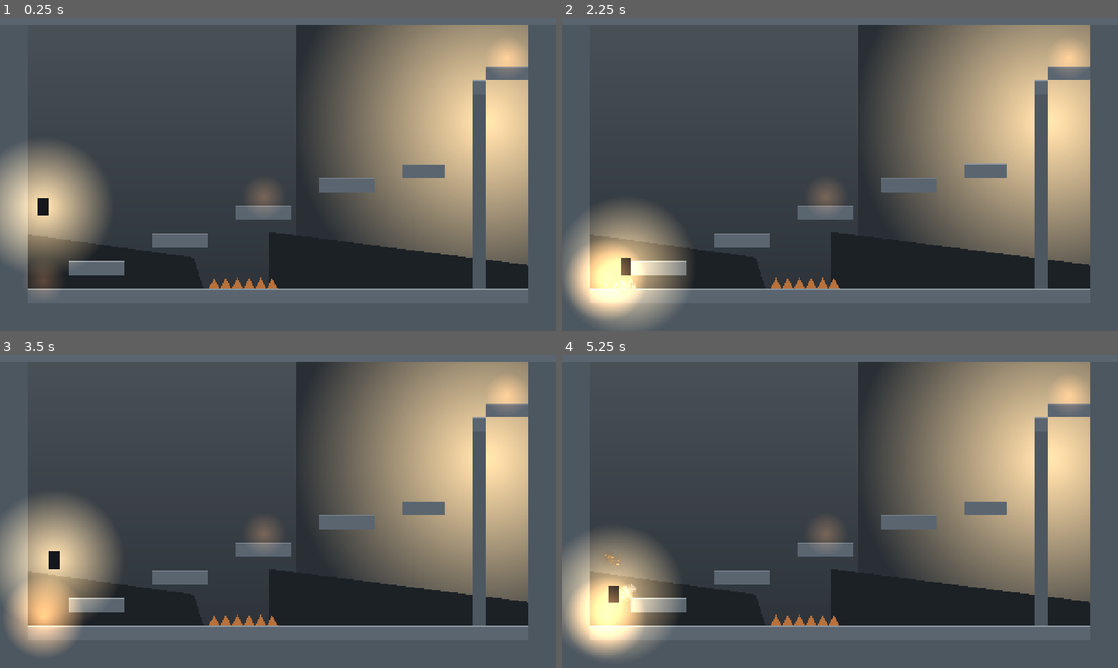
Above: before the commit, frames 1-4 (two rows, left to right).
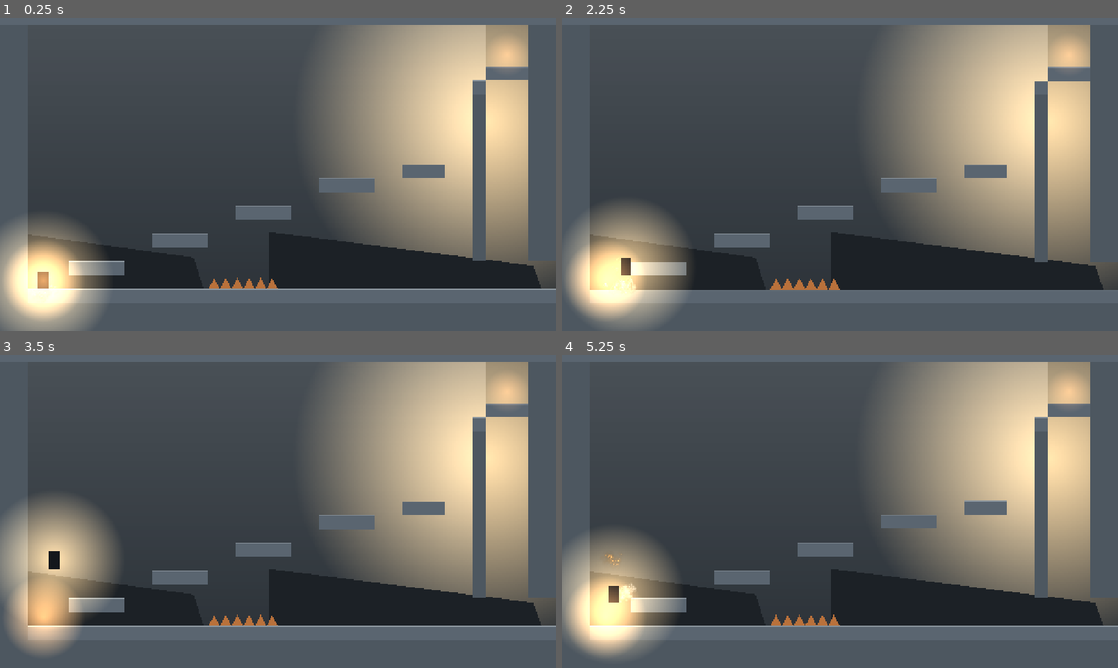
Above: after the commit, the same moments.

Repository: Appalon666/platform
Game: Godot game, scene res://scenes/main.tscn
Same seed, same stepped clock (60 frames per second), same inputs: the game is played once before the commit and once after it.
Inputs (mouse positions are in pixels of both pictures, inside the frame that each line leads up to):
- Up to frame 1 (0.25 s): no input
- Up to frame 2 (2.25 s): tap Enter at 0.5 s; move the mouse to (962, 158) at 0.52 s; hold D (move_right) 0.53-1.28 s; tap Shift (dash) at 0.6, 1.55, 2.1 s; click (962, 158) at 0.67 s; tap Space (jump) at 0.77, 0.8, 1.07, 1.35, 1.52, 1.82 s; move the mouse to (728, 190) at 1.27 s; hold S (move_down) 1.28-2.03 s; move the mouse to (895, 105) at 2.02 s; hold D (move_right) from 2.03 s (still down)
- Up to frame 3 (3.5 s): tap Space (jump) at 2.3, 3.02, 3.32 s; move the mouse to (250, 574) at 2.77 s; release D (move_right) at 2.78 s; hold W (move_up) from 2.78 s (still down); tap C at 2.85 s; click (250, 574) at 2.92 s; tap Shift (dash) at 3.05 s
- Up to frame 4 (5.25 s): move the mouse to (1006, 558) at 3.52 s; release W (move_up) at 3.53 s; hold A (move_left) 3.53-5.03 s; tap K at 3.6 s; tap Space (jump) at 3.77, 3.8, 4.07, 4.52, 4.82 s; move the mouse to (673, 464) at 4.27 s; tap X at 4.35 s; tap Shift (dash) at 4.55, 5.1 s; move the mouse to (867, 511) at 5.02 s; hold S (move_down) from 5.03 s (still down); click (867, 511) at 5.17 s

The runs differ from the first frame. In frame 1, 19% of the frame differs, in the area x 0-100%, y 2-100%; in frame 2, 9.9%; in frame 3, 9.3%; in frame 4, 9.4%.

Commit message:
feat: система переходов между комнатами (Room/World, Фаза 2)
- Room (базовый класс): тайлсет, параллакс, шипы, чекпоинты, двери (_exit), входы (_entry)
- World: держит игрока, свапает комнаты по сигналу exit_taken, ставит у нужной двери,
  обновляет границы камеры под размер комнаты
- room1/room2 — демо связки (дверь↔дверь), переходы проверены в обе стороны
- player.arrive(): прибытие в комнату (позиция+обнуление инерции+точка возрождения)
- level.gd удалён (заменён room.gd базой)

Co-Authored-By: Claude Opus 4.8 (1M context) <noreply@anthropic.com>

Diff:
--- a/scenes/main.tscn
+++ b/scenes/main.tscn
@@ -1,6 +1,6 @@
 [gd_scene load_steps=3 format=3]
 
-[ext_resource type="Script" path="res://scripts/level.gd" id="1"]
+[ext_resource type="Script" path="res://scripts/world.gd" id="1"]
 [ext_resource type="PackedScene" path="res://scenes/player.tscn" id="2"]
 
 [node name="Main" type="Node2D"]
--- a/scripts/level.gd
+++ /dev/null
@@ -1,248 +0,0 @@
-extends Node2D
-## Комната Главы 1 «Окраина» на TileMap (плейсхолдер-тайлсет из палитры, ARTBIBLE §2/§3):
-## выцветший силуэт CH1_MID + тонкий rim-light сверху. Шипы, чекпоинты, маяк — поверх.
-## Пайплайн арта: цветные блоки → ЭТОТ тайл-силуэт → свой арт в Krita (позже).
-
-const TILE := 32                                    # размер тайла, px
-const ROOM_W := 40                                  # ширина комнаты в тайлах
-const ROOM_H := 23                                  # высота комнаты в тайлах
-var _tiles: TileMapLayer
-
-func _ready() -> void:
-	_parallax()
-	_build_room()
-	_camera_limits()
-
-	_spikes(Vector2(560, 640), 160, 6)              # шипы на полу — перепрыгнуть
-
-	_checkpoint(Vector2(100, 620))                  # старт
-	_checkpoint(Vector2(608, 428))                  # середина (на платформе P3)
-	_checkpoint(Vector2(1168, 108))                 # цель — верх wall-jump-шахты
-
-## Раскладка комнаты (40×23 тайла = 1280×736): пол/стены/потолок + лесенка платформ.
-func _build_room() -> void:
-	_tiles = TileMapLayer.new()
-	_tiles.tile_set = _build_tileset()
-	_tiles.z_index = -10                            # уровень за игроком
-	add_child(_tiles)
-
-	_fill(0, 0, 40, 1)                              # потолок
-	_fill(0, 20, 40, 3)                             # пол
-	_fill(0, 0, 2, 23)                              # левая стена
-	_fill(38, 0, 2, 23)                             # правая стена
-
-	_fill(5, 18, 4, 1)                              # P1
-	_fill(11, 16, 4, 1)                             # P2
-	_fill(17, 14, 4, 1)                             # P3
-	_fill(23, 12, 4, 1)                             # P4
-	_fill(29, 11, 3, 1)                             # ступень к шахте
-
-	_fill(34, 5, 1, 15)                             # столб wall-jump-шахты
-	_fill(35, 4, 3, 1)                              # цель-карниз над шахтой
-
-## Заливка прямоугольника тайлами: верхний ряд — с rim-light, ниже — сплошной.
-func _fill(x: int, y: int, w: int, h: int) -> void:
-	for i in range(x, x + w):
-		for j in range(y, y + h):
-			var t := 0 if j == y else 1             # 0 = кромка (rim), 1 = сплошной
-			_tiles.set_cell(Vector2i(i, j), 0, Vector2i(t, 0), 0)
-
-## Тайлсет из палитры: 2 тайла (кромка / сплошной), у каждого квадратная коллизия.
-func _build_tileset() -> TileSet:
-	var ts := TileSet.new()
-	ts.tile_size = Vector2i(TILE, TILE)
-	ts.add_physics_layer()
-	ts.set_physics_layer_collision_layer(0, 1)      # тайлы на слое 1 — игрок его сканирует
-	ts.set_physics_layer_collision_mask(0, 1)
-	var src := TileSetAtlasSource.new()
-	src.texture = _tile_atlas()
-	src.texture_region_size = Vector2i(TILE, TILE)
-	for ax in 2:
-		src.create_tile(Vector2i(ax, 0))
-	ts.add_source(src, 0)                           # прикрепить ДО правки коллизии,
-	                                                # иначе physics-слой тайлам не виден
-	var hs := TILE * 0.5
-	var sq := PackedVector2Array([
-		Vector2(-hs, -hs), Vector2(hs, -hs), Vector2(hs, hs), Vector2(-hs, hs)])
-	for ax in 2:
-		var td := src.get_tile_data(Vector2i(ax, 0), 0)
-		td.add_collision_polygon(0)
-		td.set_collision_polygon_points(0, 0, sq)
-	return ts
-
-## Атлас 2×1: тайл 0 — силуэт с rim-light сверху; тайл 1 — сплошной чуть темнее (глубина).
-func _tile_atlas() -> ImageTexture:
-	var img := Image.create(TILE * 2, TILE, false, Image.FORMAT_RGBA8)
-	var mid := Palette.CH1_MID
-	var rim := mid.lerp(Palette.CH1_FOG, 0.6)
-	var deep := mid.lerp(Palette.CH1_FG, 0.18)
-	for x in TILE:
-		for y in TILE:
-			var c := mid
-			if y == 0: c = rim
-			elif y == 1: c = mid.lerp(rim, 0.5)
-			img.set_pixel(x, y, c)                  # тайл 0 (кромка)
-			img.set_pixel(TILE + x, y, deep)        # тайл 1 (сплошной)
-	return ImageTexture.create_from_image(img)
-
-## Ограничить камеру границами комнаты — не показываем пустоту за стенами.
-## Камера живёт на игроке (player.tscn); лимиты ставит комната → каждая задаёт свои.
-func _camera_limits() -> void:
-	var cam := get_node_or_null("Player/Camera2D") as Camera2D
-	if cam == null:
-		return
-	cam.limit_left = 0
-	cam.limit_top = 0
-	cam.limit_right = ROOM_W * TILE
-	cam.limit_bottom = ROOM_H * TILE
-
-## Параллакс-задник (ARTBIBLE §6): три плана глубины. Слой -1 = позади геймплея.
-func _parallax() -> void:
-	var pb := ParallaxBackground.new()
-	pb.layer = -1
-	add_child(pb)
-
-	# Дальний слой (едва движется — «далеко, но тянет»): база + туман + маяк.
-	var far := ParallaxLayer.new()
-	far.motion_scale = Vector2(0.15, 0.15)
-	pb.add_child(far)
-
-	var base := ColorRect.new()
-	base.color = Palette.CH1_FG.lerp(Palette.CH1_MID, 0.3)   # выцветшая база
-	base.size = Vector2(5000, 3000)
-	base.position = Vector2(-1800, -1100)
-	far.add_child(base)
-
-	var fog := Sprite2D.new()                        # мягкий туман/небо сверху
-	fog.texture = _fog_tex()
-	fog.centered = false
-	fog.position = Vector2(-600, -300)
-	fog.scale = Vector2(40, 8)
-	far.add_child(fog)
-
-	var b := Sprite2D.new()                          # маяк — тёплое сердце в глубине
-	b.texture = _radial_tex()
-	b.position = Vector2(1120, 240)
-	b.scale = Vector2(3.5, 3.5)
-	b.modulate = Palette.AMBER_LIGHT
-	var m := CanvasItemMaterial.new()
-	m.blend_mode = CanvasItemMaterial.BLEND_MODE_ADD
-	b.material = m
-	far.add_child(b)
-
-	# Средний слой: дальние тёмные силуэты-гряды для глубины.
-	var mid := ParallaxLayer.new()
-	mid.motion_scale = Vector2(0.5, 0.5)
-	pb.add_child(mid)
-	_silhouette(mid, Vector2(260, 720), Vector2(620, 460))
-	_silhouette(mid, Vector2(1000, 760), Vector2(760, 520))
-
-## Тёмный силуэт дальнего плана (почти чёрная форма — глубина без деталей).
-func _silhouette(layer: ParallaxLayer, center: Vector2, size: Vector2) -> void:
-	var h := size * 0.5
-	var poly := Polygon2D.new()
-	poly.position = center
-	poly.polygon = PackedVector2Array([
-		Vector2(-h.x, -h.y), Vector2(h.x * 0.6, -h.y * 0.7),
-		Vector2(h.x, h.y), Vector2(-h.x, h.y)])       # скошенный силуэт-гряда
-	poly.color = Palette.CH1_FG.lerp(Palette.CH1_MID, 0.12)
-	layer.add_child(poly)
-
-## Вертикальный градиент тумана (CH1_FOG сверху → прозрачность вниз).
-func _fog_tex() -> Texture2D:
-	var g := Gradient.new()
-	g.offsets = PackedFloat32Array([0.0, 1.0])
-	g.colors = PackedColorArray([Color(Palette.CH1_FOG, 0.35), Color(Palette.CH1_FOG, 0.0)])
-	var t := GradientTexture2D.new()
-	t.gradient = g
-	t.width = 32
-	t.height = 128
-	t.fill = GradientTexture2D.FILL_LINEAR
-	t.fill_from = Vector2(0.0, 0.0)
-	t.fill_to = Vector2(0.0, 1.0)
-	return t
-
-## Шипы — мгновенная смерть. Area2D в группе "hazard", сам зовёт die() у игрока.
-## Тёплый цвет (AMBER_DEEP): по оси палитры активное/горячее = угроза.
-## base — середина основания «пилы», width — ширина ряда, count — число зубьев.
-func _spikes(base: Vector2, width: float, count: int) -> void:
-	var h := 26.0
-	var tw := width / count
-	var area := Area2D.new()
-	area.position = base
-	area.add_to_group("hazard")
-
-	# Хитбокс чуть ниже и уже визуала — честнее (не убивает за кончик).
-	var col := CollisionShape2D.new()
-	var shape := RectangleShape2D.new()
-	shape.size = Vector2(width * 0.95, h * 0.6)
-	col.shape = shape
-	col.position = Vector2(0.0, -h * 0.3)
-	area.add_child(col)
-
-	# Пилообразный силуэт одним полигоном: низ ровный, верх — зубья.
-	var pts := PackedVector2Array()
-	pts.append(Vector2(-width * 0.5, 0.0))
-	for i in count:
-		pts.append(Vector2(-width * 0.5 + (i + 0.5) * tw, -h))   # пик
-		pts.append(Vector2(-width * 0.5 + (i + 1.0) * tw, 0.0))  # впадина
-	var poly := Polygon2D.new()
-	poly.polygon = pts
-	poly.color = Palette.AMBER_DEEP
-	area.add_child(poly)
-
-	area.body_entered.connect(func(b: Node) -> void:
-		if b.has_method("die"):
-			b.die()
-	)
-	add_child(area)
-
-## Чекпоинт — тусклый уголёк, разгорается янтарём при касании (нарратив «дорога домой»).
-## pos — точка, куда игрок будет возрождаться (центр тела на твёрдой земле).
-func _checkpoint(pos: Vector2) -> void:
-	var area := Area2D.new()
-	area.position = pos
-	area.add_to_group("checkpoint")
-
-	var col := CollisionShape2D.new()
-	var shape := RectangleShape2D.new()
-	shape.size = Vector2(60, 90)
-	col.shape = shape
-	area.add_child(col)
-
-	# Уголёк: скромное аддитивное свечение, пока еле тлеет. Разгорится при активации.
-	var ember := Sprite2D.new()
-	ember.texture = _radial_tex()
-	ember.scale = Vector2(0.4, 0.4)
-	ember.modulate = Color(Palette.AMBER_DEEP, 0.4)   # еле тлеет = не зажжён
-	var m := CanvasItemMaterial.new()
-	m.blend_mode = CanvasItemMaterial.BLEND_MODE_ADD
-	ember.material = m
-	area.add_child(ember)
-
-	var lit := [false]                                    # активируется один раз
-	area.body_entered.connect(func(b: Node) -> void:
-		if lit[0] or not b.has_method("set_checkpoint"):
-			return
-		lit[0] = true
-		b.set_checkpoint(pos)
-		ember.modulate = Palette.AMBER_CORE               # разгорелся
-		ember.scale = Vector2(0.75, 0.75)
-		Sfx.play("checkpoint")
-		Fx.burst(pos, Palette.AMBER_LIGHT, 16, 120.0, 0.7)   # искры оживания
-	)
-	add_child(area)
-
-## Радиальный градиент в коде (белый центр → прозрачность), тонируется modulate.
-func _radial_tex() -> Texture2D:
-	var g := Gradient.new()
-	g.offsets = PackedFloat32Array([0.0, 1.0])
-	g.colors = PackedColorArray([Color(1, 1, 1, 0.9), Color(1, 1, 1, 0.0)])
-	var t := GradientTexture2D.new()
-	t.gradient = g
-	t.width = 256
-	t.height = 256
-	t.fill = GradientTexture2D.FILL_RADIAL
-	t.fill_from = Vector2(0.5, 0.5)
-	t.fill_to = Vector2(1.0, 0.5)
-	return t
--- a/scripts/player.gd
+++ b/scripts/player.gd
@@ -196,6 +196,21 @@
 func set_checkpoint(pos: Vector2) -> void:
 	_checkpoint = pos
 
+## Прибытие в комнату (World при переходе): встать сюда, обнулить инерцию и сделать
+## это точкой возрождения, пока не тронут чекпоинт внутри новой комнаты.
+func arrive(pos: Vector2) -> void:
+	global_position = pos
+	_checkpoint = pos
+	velocity = Vector2.ZERO
+	_dashing = false
+	_dash_cd = 0.0
+	_can_dash = true
+	_coyote = 0.0
+	_buffer = 0.0
+	_wall_lock = 0.0
+	_was_on_floor = false
+	_dead = false
+
 ## Короткий стоп-кадр (freeze frame) — «удар» момента смерти. Идёт в реальном времени.
 func _hitstop(duration: float) -> void:
 	Engine.time_scale = 0.0
--- /dev/null
+++ b/scripts/room.gd
@@ -0,0 +1,245 @@
+extends Node2D
+class_name Room
+## База комнаты Главы 1: тайлсет-силуэт из палитры (кромка+rim-light), параллакс,
+## шипы, чекпоинты, двери. Конкретная комната наследует Room и переопределяет build().
+## World свапает комнаты, читая `size` (границы камеры) и `entries` (точки спавна).
+
+const TILE := 32
+
+signal exit_taken(target: String, entry: String)
+
+var size := Vector2i(40, 23)          ## размер комнаты в тайлах (переопредели в build)
+var entries := {}                     ## имя двери -> Vector2 (куда ставить игрока)
+var _tiles: TileMapLayer
+var _far: ParallaxLayer
+var _mid: ParallaxLayer
+
+func _ready() -> void:
+	_make_parallax()
+	_tiles = TileMapLayer.new()
+	_tiles.tile_set = _build_tileset()
+	_tiles.z_index = -10                            # уровень за игроком
+	add_child(_tiles)
+	build()
+
+## Переопредели в наследнике: раскладка тайлов, шипы, чекпоинты, маяк, двери, входы.
+func build() -> void:
+	pass
+
+# ── Геометрия ────────────────────────────────────────────────────────────────
+
+## Заливка прямоугольника тайлами: верхний ряд — с rim-light, ниже — сплошной.
+func _fill(x: int, y: int, w: int, h: int) -> void:
+	for i in range(x, x + w):
+		for j in range(y, y + h):
+			var t := 0 if j == y else 1             # 0 = кромка (rim), 1 = сплошной
+			_tiles.set_cell(Vector2i(i, j), 0, Vector2i(t, 0), 0)
+
+## Вход-точка: куда World ставит игрока, придя через эту дверь.
+func _entry(name: String, pos: Vector2) -> void:
+	entries[name] = pos
+
+## Дверь: зона у края; вход игрока → сигнал перехода в target-комнату к её entry.
+func _exit(rect: Rect2, target: String, entry: String) -> void:
+	var area := Area2D.new()
+	area.position = rect.position + rect.size * 0.5
+	var col := CollisionShape2D.new()
+	var shape := RectangleShape2D.new()
+	shape.size = rect.size
+	col.shape = shape
+	area.add_child(col)
+	var taken := [false]
+	area.body_entered.connect(func(b: Node) -> void:
+		if taken[0] or not b.is_in_group("player"):
+			return
+		taken[0] = true
+		exit_taken.emit(target, entry)
+	)
+	add_child(area)
+
+# ── Тайлсет ──────────────────────────────────────────────────────────────────
+
+## Тайлсет из палитры: 2 тайла (кромка / сплошной), у каждого квадратная коллизия.
+func _build_tileset() -> TileSet:
+	var ts := TileSet.new()
+	ts.tile_size = Vector2i(TILE, TILE)
+	ts.add_physics_layer()
+	ts.set_physics_layer_collision_layer(0, 1)      # тайлы на слое 1 — игрок его сканирует
+	ts.set_physics_layer_collision_mask(0, 1)
+	var src := TileSetAtlasSource.new()
+	src.texture = _tile_atlas()
+	src.texture_region_size = Vector2i(TILE, TILE)
+	for ax in 2:
+		src.create_tile(Vector2i(ax, 0))
+	ts.add_source(src, 0)                           # прикрепить ДО правки коллизии,
+	                                                # иначе physics-слой тайлам не виден
+	var hs := TILE * 0.5
+	var sq := PackedVector2Array([
+		Vector2(-hs, -hs), Vector2(hs, -hs), Vector2(hs, hs), Vector2(-hs, hs)])
+	for ax in 2:
+		var td := src.get_tile_data(Vector2i(ax, 0), 0)
+		td.add_collision_polygon(0)
+		td.set_collision_polygon_points(0, 0, sq)
+	return ts
+
+## Атлас 2×1: тайл 0 — силуэт с rim-light сверху; тайл 1 — сплошной чуть темнее (глубина).
+func _tile_atlas() -> ImageTexture:
+	var img := Image.create(TILE * 2, TILE, false, Image.FORMAT_RGBA8)
+	var mid := Palette.CH1_MID
+	var rim := mid.lerp(Palette.CH1_FOG, 0.6)
+	var deep := mid.lerp(Palette.CH1_FG, 0.18)
+	for x in TILE:
+		for y in TILE:
+			var c := mid
+			if y == 0: c = rim
+			elif y == 1: c = mid.lerp(rim, 0.5)
+			img.set_pixel(x, y, c)                  # тайл 0 (кромка)
+			img.set_pixel(TILE + x, y, deep)        # тайл 1 (сплошной)
+	return ImageTexture.create_from_image(img)
+
+# ── Атмосфера ────────────────────────────────────────────────────────────────
+
+## Параллакс-задник (ARTBIBLE §6): слой -1 = позади геймплея. Хранит _far/_mid слои.
+func _make_parallax() -> void:
+	var pb := ParallaxBackground.new()
+	pb.layer = -1
+	add_child(pb)
+
+	_far = ParallaxLayer.new()
+	_far.motion_scale = Vector2(0.15, 0.15)
+	pb.add_child(_far)
+
+	var base := ColorRect.new()
+	base.color = Palette.CH1_FG.lerp(Palette.CH1_MID, 0.3)   # выцветшая база
+	base.size = Vector2(6000, 3600)
+	base.position = Vector2(-2200, -1400)
+	_far.add_child(base)
+
+	var fog := Sprite2D.new()                        # мягкий туман/небо сверху
+	fog.texture = _fog_tex()
+	fog.centered = false
+	fog.position = Vector2(-800, -300)
+	fog.scale = Vector2(60, 8)
+	_far.add_child(fog)
+
+	_mid = ParallaxLayer.new()
+	_mid.motion_scale = Vector2(0.5, 0.5)
+	pb.add_child(_mid)
+
+## Маяк — тёплое сердце в глубине (аддитив, web-safe, без Glow). В дальний слой.
+func _beacon(pos: Vector2) -> void:
+	var b := Sprite2D.new()
+	b.texture = _radial_tex()
+	b.position = pos
+	b.scale = Vector2(3.5, 3.5)
+	b.modulate = Palette.AMBER_LIGHT
+	var m := CanvasItemMaterial.new()
+	m.blend_mode = CanvasItemMaterial.BLEND_MODE_ADD
+	b.material = m
+	_far.add_child(b)
+
+## Тёмный силуэт дальнего плана (почти чёрная форма — глубина без деталей). В средний слой.
+func _silhouette(center: Vector2, sz: Vector2) -> void:
+	var h := sz * 0.5
+	var poly := Polygon2D.new()
+	poly.position = center
+	poly.polygon = PackedVector2Array([
+		Vector2(-h.x, -h.y), Vector2(h.x * 0.6, -h.y * 0.7),
+		Vector2(h.x, h.y), Vector2(-h.x, h.y)])       # скошенный силуэт-гряда
+	poly.color = Palette.CH1_FG.lerp(Palette.CH1_MID, 0.12)
+	_mid.add_child(poly)
+
+# ── Опасности и чекпоинты ────────────────────────────────────────────────────
+
+## Шипы — мгновенная смерть. Area2D в группе "hazard", сам зовёт die() у игрока.
+func _spikes(base: Vector2, width: float, count: int) -> void:
+	var h := 26.0
+	var tw := width / count
+	var area := Area2D.new()
+	area.position = base
+	area.add_to_group("hazard")
+
+	var col := CollisionShape2D.new()                # хитбокс чуть ниже/уже визуала — честнее
+	var shape := RectangleShape2D.new()
+	shape.size = Vector2(width * 0.95, h * 0.6)
+	col.shape = shape
+	col.position = Vector2(0.0, -h * 0.3)
+	area.add_child(col)
+
+	var pts := PackedVector2Array()                  # пилообразный силуэт одним полигоном
+	pts.append(Vector2(-width * 0.5, 0.0))
+	for i in count:
+		pts.append(Vector2(-width * 0.5 + (i + 0.5) * tw, -h))
+		pts.append(Vector2(-width * 0.5 + (i + 1.0) * tw, 0.0))
+	var poly := Polygon2D.new()
+	poly.polygon = pts
+	poly.color = Palette.AMBER_DEEP
+	area.add_child(poly)
+
+	area.body_entered.connect(func(b: Node) -> void:
+		if b.has_method("die"):
+			b.die()
+	)
+	add_child(area)
+
+## Чекпоинт — тусклый уголёк, разгорается янтарём при касании (нарратив «дорога домой»).
+func _checkpoint(pos: Vector2) -> void:
+	var area := Area2D.new()
+	area.position = pos
+	area.add_to_group("checkpoint")
+
+	var col := CollisionShape2D.new()
+	var shape := RectangleShape2D.new()
+	shape.size = Vector2(60, 90)
+	col.shape = shape
+	area.add_child(col)
+
+	var ember := Sprite2D.new()                      # еле тлеет, пока не зажжён
+	ember.texture = _radial_tex()
+	ember.scale = Vector2(0.4, 0.4)
+	ember.modulate = Color(Palette.AMBER_DEEP, 0.4)
+	var m := CanvasItemMaterial.new()
+	m.blend_mode = CanvasItemMaterial.BLEND_MODE_ADD
+	ember.material = m
+	area.add_child(ember)
+
+	var lit := [false]
+	area.body_entered.connect(func(b: Node) -> void:
+		if lit[0] or not b.has_method("set_checkpoint"):
+			return
+		lit[0] = true
+		b.set_checkpoint(pos)
+		ember.modulate = Palette.AMBER_CORE
+		ember.scale = Vector2(0.75, 0.75)
+		Sfx.play("checkpoint")
+		Fx.burst(pos, Palette.AMBER_LIGHT, 16, 120.0, 0.7)
+	)
+	add_child(area)
+
+## Радиальный градиент в коде (белый центр → прозрачность), тонируется modulate.
+func _radial_tex() -> Texture2D:
+	var g := Gradient.new()
+	g.offsets = PackedFloat32Array([0.0, 1.0])
+	g.colors = PackedColorArray([Color(1, 1, 1, 0.9), Color(1, 1, 1, 0.0)])
+	var t := GradientTexture2D.new()
+	t.gradient = g
+	t.width = 256
+	t.height = 256
+	t.fill = GradientTexture2D.FILL_RADIAL
+	t.fill_from = Vector2(0.5, 0.5)
+	t.fill_to = Vector2(1.0, 0.5)
+	return t
+
+## Вертикальный градиент тумана (CH1_FOG сверху → прозрачность вниз).
+func _fog_tex() -> Texture2D:
+	var g := Gradient.new()
+	g.offsets = PackedFloat32Array([0.0, 1.0])
+	g.colors = PackedColorArray([Color(Palette.CH1_FOG, 0.35), Color(Palette.CH1_FOG, 0.0)])
+	var t := GradientTexture2D.new()
+	t.gradient = g
+	t.width = 32
+	t.height = 128
+	t.fill = GradientTexture2D.FILL_LINEAR
+	t.fill_from = Vector2(0.0, 0.0)
+	t.fill_to = Vector2(0.0, 1.0)
+	return t
--- /dev/null
+++ b/scripts/room1.gd
@@ -0,0 +1,31 @@
+extends Room
+## Комната 1 «Окраина» — старт. Слева стена, справа внизу дверь → room2.
+## Опциональная wall-jump-шахта ведёт к чекпоинту-награде наверху.
+
+func build() -> void:
+	size = Vector2i(40, 23)
+
+	_fill(0, 0, 40, 1)                  # потолок
+	_fill(0, 20, 40, 3)                 # пол
+	_fill(0, 0, 2, 23)                  # левая стена
+	_fill(38, 0, 2, 18)                 # правая стена (проём-дверь в рядах 18–19)
+
+	_fill(5, 18, 4, 1)                  # P1
+	_fill(11, 16, 4, 1)                 # P2
+	_fill(17, 14, 4, 1)                 # P3
+	_fill(23, 12, 4, 1)                 # P4
+	_fill(29, 11, 3, 1)                 # ступень к шахте
+	_fill(34, 5, 1, 13)                 # столб wall-jump-шахты
+	_fill(35, 4, 3, 1)                  # карниз-награда наверху
+
+	_beacon(Vector2(1120, 240))
+	_silhouette(Vector2(260, 720), Vector2(620, 460))
+	_silhouette(Vector2(1000, 760), Vector2(760, 520))
+
+	_spikes(Vector2(560, 640), 160, 6)  # шипы на полу — перепрыгнуть
+	_checkpoint(Vector2(100, 620))      # старт
+	_checkpoint(Vector2(1168, 100))     # награда на верху шахты
+
+	_entry("start", Vector2(100, 620))
+	_entry("from_east", Vector2(1150, 620))            # приход обратно из room2
+	_exit(Rect2(1216, 576, 64, 64), "room2", "from_west")   # дверь справа внизу
--- /dev/null
+++ b/scripts/room2.gd
@@ -0,0 +1,24 @@
+extends Room
+## Комната 2 — соседняя справа. Слева внизу дверь → обратно в room1.
+## Пока компактная (демо перехода); масштаб нарастим по мере наполнения локации.
+
+func build() -> void:
+	size = Vector2i(28, 23)
+
+	_fill(0, 0, 28, 1)                  # потолок
+	_fill(0, 20, 28, 3)                 # пол
+	_fill(0, 0, 2, 18)                  # левая стена (проём-дверь в рядах 18–19)
+	_fill(26, 0, 2, 23)                 # правая стена
+
+	_fill(6, 16, 4, 1)                  # платформы
+	_fill(12, 13, 4, 1)
+	_fill(18, 15, 4, 1)
+
+	_beacon(Vector2(760, 200))
+	_silhouette(Vector2(500, 740), Vector2(700, 500))
+
+	_spikes(Vector2(430, 640), 200, 8)  # шире шипы
+	_checkpoint(Vector2(150, 620))
+
+	_entry("from_west", Vector2(150, 620))            # приход из room1
+	_exit(Rect2(0, 576, 64, 64), "room1", "from_east")   # дверь слева внизу — назад
--- /dev/null
+++ b/scripts/world.gd
@@ -0,0 +1,41 @@
+extends Node2D
+## Мир: держит игрока и текущую комнату, свапает комнаты при выходе через дверь.
+## Каждая комната задаёт свой `size` (границы камеры) и `entries` (точки спавна).
+
+const ROOMS := {
+	"room1": "res://scripts/room1.gd",
+	"room2": "res://scripts/room2.gd",
+}
+
+@onready var _player: CharacterBody2D = $Player
+var _room: Room
+
+func _ready() -> void:
+	go_to("room1", "start")
+
+## Сменить комнату: убрать старую, собрать новую, поставить игрока у нужной двери.
+func go_to(name: String, entry: String) -> void:
+	if not ROOMS.has(name):
+		push_error("World: нет комнаты «%s»" % name)
+		return
+	if _room:
+		_room.queue_free()
+	_room = load(ROOMS[name]).new()
+	add_child(_room)
+	_room.exit_taken.connect(_on_exit)
+	var pos: Vector2 = _room.entries.get(entry, Vector2(100, 620))
+	_player.arrive(pos)
+	_set_camera_limits(_room.size)
+
+func _on_exit(target: String, entry: String) -> void:
+	call_deferred("go_to", target, entry)   # свап после текущего кадра физики
+
+## Камера живёт на игроке; лимиты — по размеру текущей комнаты (в тайлах × 32).
+func _set_camera_limits(sz: Vector2i) -> void:
+	var cam := _player.get_node_or_null("Camera2D") as Camera2D
+	if cam == null:
+		return
+	cam.limit_left = 0
+	cam.limit_top = 0
+	cam.limit_right = sz.x * 32
+	cam.limit_bottom = sz.y * 32
Not shown, removed: scripts/level.gd.uid
Not shown, added: scripts/room.gd.uid
Not shown, added: scripts/room1.gd.uid
Not shown, added: scripts/room2.gd.uid
Not shown, added: scripts/world.gd.uid
